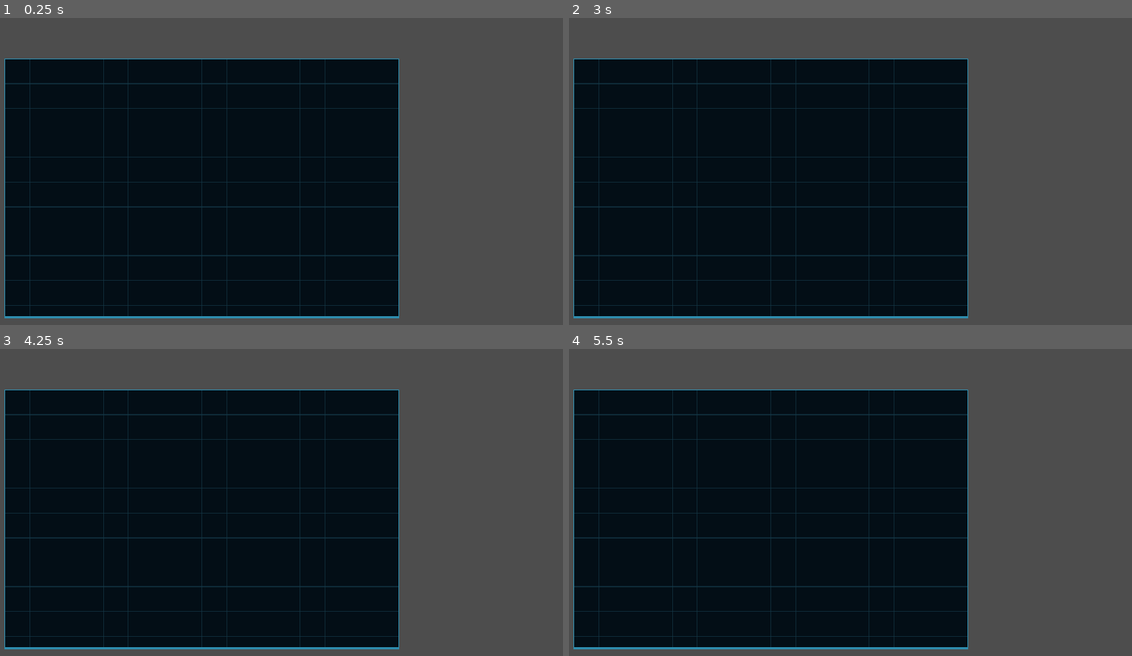
Above: before the commit, frames 1-4 (two rows, left to right).
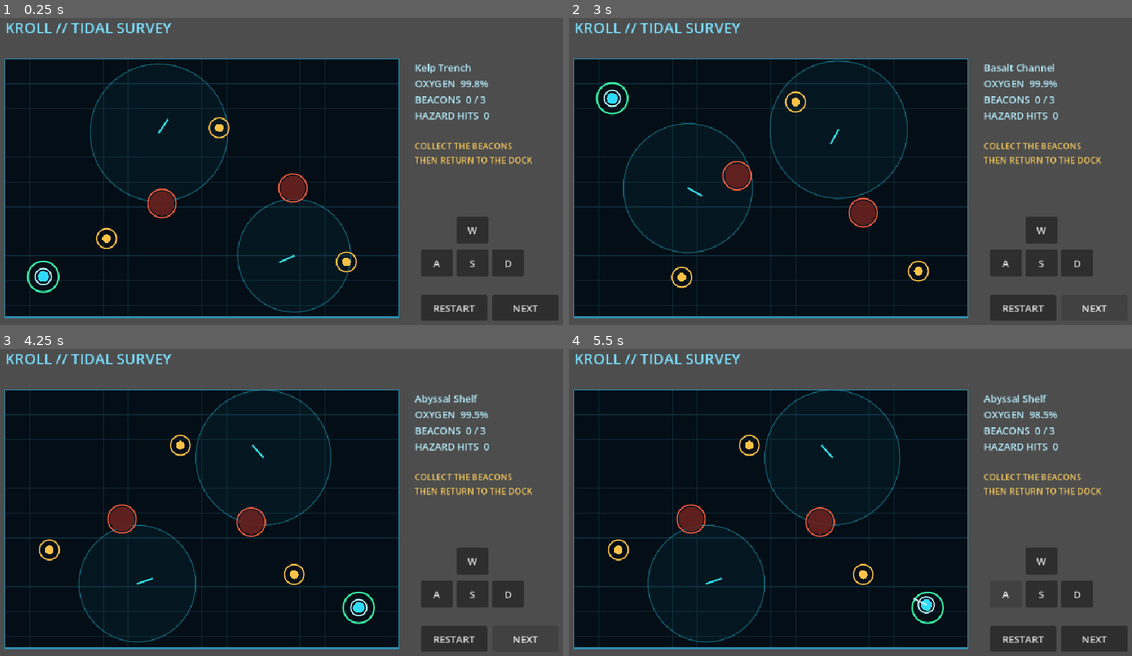
Above: after the commit, the same moments.

Repository: qaqp980520-prog/2126-Survival
Game: Godot game, scene res://main.tscn
Same seed, same stepped clock (60 frames per second), same inputs: the game is played once before the commit and once after it.
Inputs (mouse positions are in pixels of both pictures, inside the frame that each line leads up to):
- Up to frame 1 (0.25 s): no input
- Up to frame 2 (3 s): click (1025, 306) at 0.5 s, where only the run after the commit has a clickable "RESTART"; click (1025, 306) at 1.25 s, where only the run after the commit has a clickable "RESTART"; click (1025, 306) at 2 s, where only the run after the commit has a clickable "RESTART"; click (1092, 306) at 2.75 s, where only the run after the commit has a clickable "NEXT"
- Up to frame 3 (4.25 s): click (523, 637) at 3.5 s, where only the run after the commit has a clickable "NEXT"
- Up to frame 4 (5.5 s): click (1041, 560) at 4.25 s, where only the run after the commit has a clickable "W"; click (1008, 594) at 5 s, where only the run after the commit has a clickable "A"

The runs differ from the first frame. In frame 1, 7.3% of the frame differs, in the area x 1-100%, y 1-99%; in frame 2, 6.6%; in frame 3, 6.5%; in frame 4, 6.9%.
Error before the commit: Parse Error: Identifier "seventy" not declared in the current scope. (res://rules.gd:33)

Commit message:
Run 55: fix second Tidal Survey beacon coordinate

Diff:
--- a/daily_games/KROLL_Tidal_Survey/rules.gd
+++ b/daily_games/KROLL_Tidal_Survey/rules.gd
@@ -30,7 +30,7 @@
 		"name": "Basalt Channel",
 		"start": Vector2(62.0, 64.0),
 		"dock": Vector2(62.0, 64.0),
-		"beacons": [Vector2(175.0, 355.0), Vector2(360.0,  seventy), Vector2(560.0, 345.0)],
+		"beacons": [Vector2(175.0, 355.0), Vector2(360.0, 70.0), Vector2(560.0, 345.0)],
 		"hazards": [Vector2(265.0, 190.0), Vector2(470.0, 250.0)],
 		"currents": [
 			{"center": Vector2(185.0, 210.0), "radius": 105.0, "force": Vector2(54.0, 30.0)},
